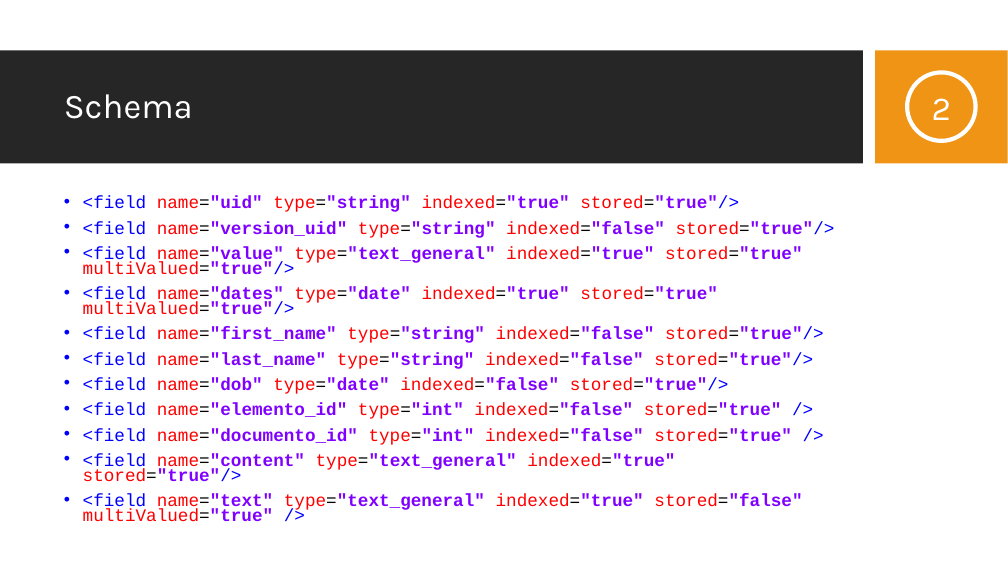
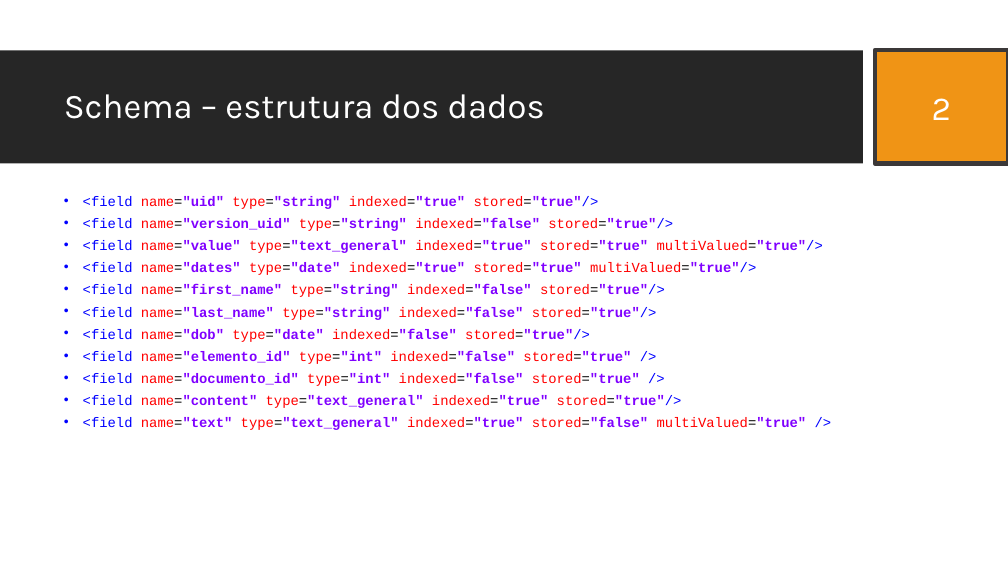
Before and after one commit to JDSBCC/Indexacao-de-Documentos-Clinicos, a slide deck: slide 15 of Dissertacao/4. Defesa da dissertação.pptx (slide 16 before the commit). Drawn at 1008x567 pixels with LibreOffice and Linux fonts; fonts in the diff are those of the drawing; background and template pictures are left out. Boxes give left, top, right and bottom in pixels: in the first picture for what was removed or moved away, otherwise in the second. Text is boxed around its words. In the diff, an @@ line names an element or a change of style, - is before the commit and + after.

```diff
--- a/Dissertacao/4. Defesa da dissertação.pptx
+++ b/Dissertacao/4. Defesa da dissertação.pptx
@@ rectangle added at <box>875,50,1008,163</box>, outline #3B3838 4 pt @@
@@ ellipse removed at <box>907,73,976,141</box> @@
@@ title at <box>64,94,545,119</box>: text changed @@
-Schema
+Schema – estrutura dos dados
@@ text "<field name="uid" type="string" indexed="true" stored="true" ..." at <box>83,196,823,430</box>: size 16.8 to 13.2 pt @@
```
Also in this commit, not shown: 14 other slides changed, 4 slides added, 3 slides removed, 7 other files.
